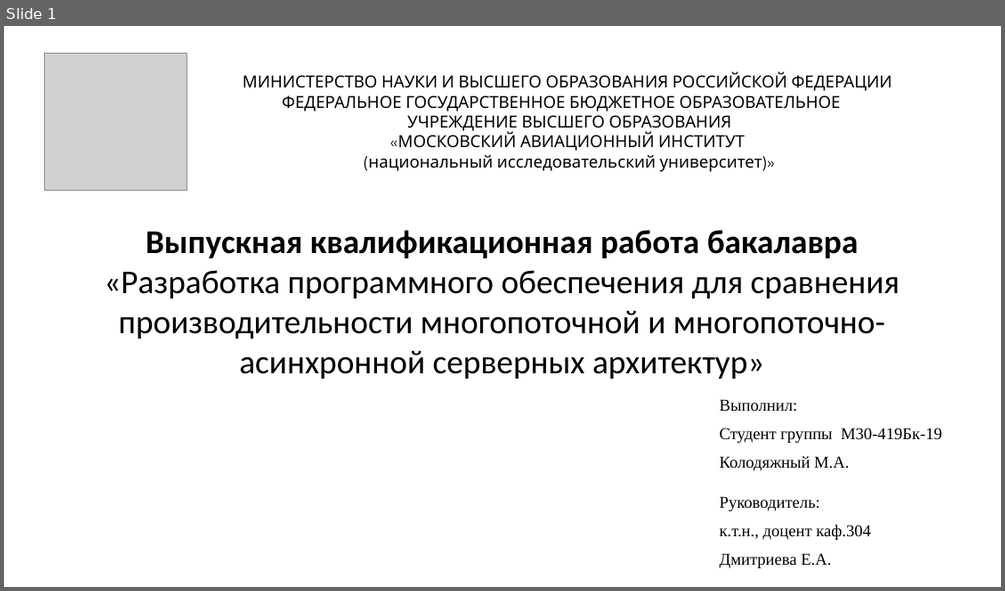
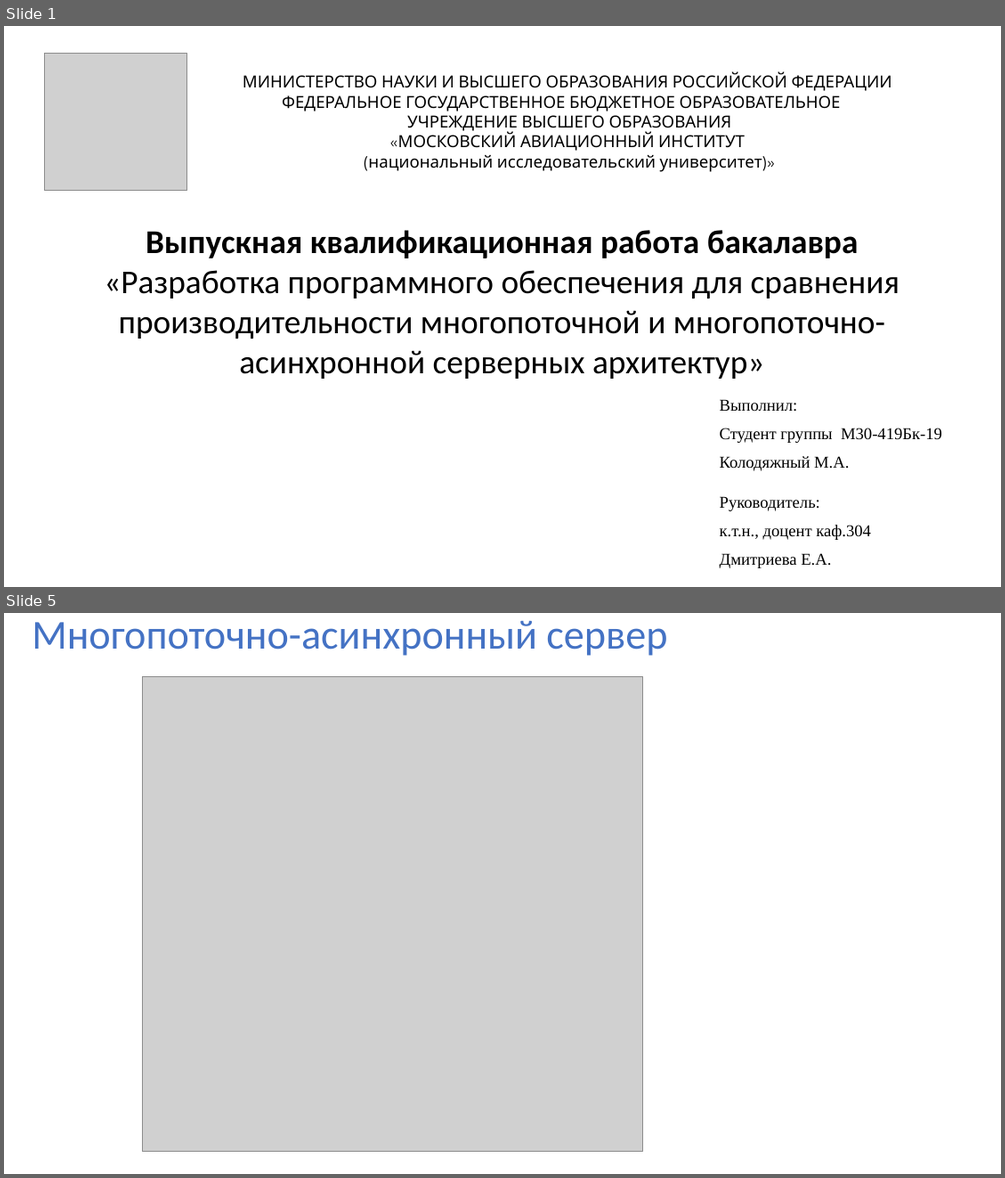
Before and after one commit to xCthulhuFtagn/OS6, a slide deck: ВКР.pptx. Shown one above the other, each under a label of ours: slide 1 before the commit, slides 1 and 5 after it; the slides between them are not shown. The pictures are 1005x591 and 1005x1178 pixels, drawn with LibreOffice and Linux fonts; fonts in the diff are those of the drawing; grey boxes stand for pictures. Boxes give left, top, right and bottom in pixels: in the first picture for what was removed or moved away, otherwise in the second. Text is boxed around its words. In the diff, an @@ line names an element or a change of style, - is before the commit and + after.

```diff
--- a/ВКР.pptx
+++ b/ВКР.pptx
@@ slide 5 added at [4, 613, 1001, 1174], background #FFFFFF @@
@@ title added at [32, 621, 667, 656], 39.6 pt, text #4472C4 @@
+Многопоточно-асинхронный сервер
@@ picture added at [142, 676, 643, 1151] @@
```
Also in this commit, not shown: 10 slides changed, 2 other slides added, 2 slides removed, 2 other files.
